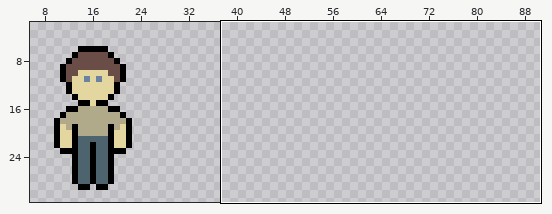
One commit to this sprite sheet: assets/units.png. The picture above shows the old version from afar; the outline marks the close-up.
Close-up. Old version:
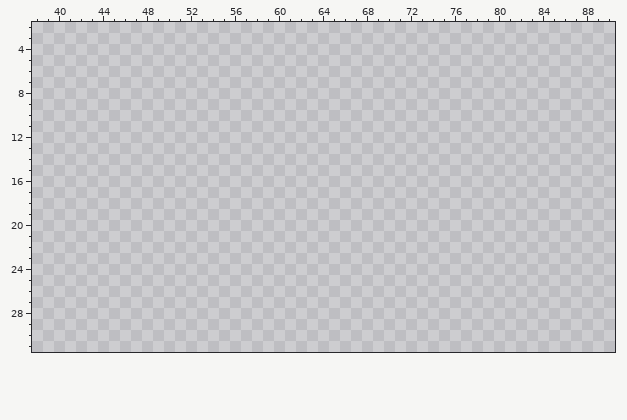
The file is 160x32 pixels. Shown: x 38..90, y 2..31. The wide view leaves out empty margins.
New version:
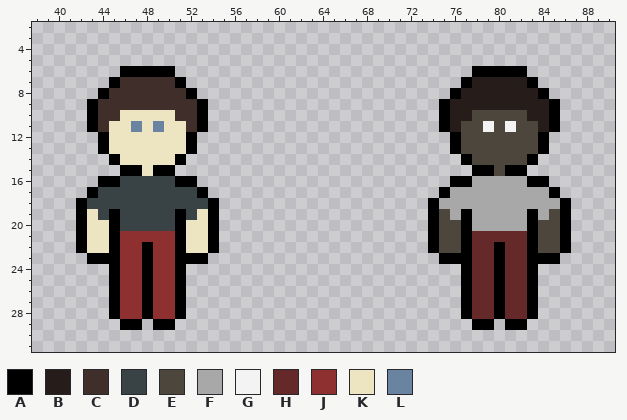
Palette (. is transparent): A #000000  B #261c1a  C #402e2b  D #394244  E #4d463c  F #a8a8a8  G #f3f3f3  H #652929  J #8f3030  K #ede5c1  L #6983a0
From the commit log: added Builder unit
Diff:
There is now colour A in row 6 at x 46 to 50 and 78 to 82; in row 7 at x 45, 51, 77 and 83; in row 8 at x 44, 52, 76 and 84; in rows 9 to 11 at x 43, 53, 75 and 85; in rows 12 to 13 at x 44, 52, 76 and 84; in row 14 at x 45, 51, 77 and 83.
There is now colour A in row 15 at x 46 to 47, 49 to 50, 78 to 79 and 81 to 82; in row 16 at x 44 to 45, 51 to 52, 76 to 77 and 83 to 84; in row 17 at x 43, 53, 75 and 85; in row 18 at x 42, 54, 74 and 86; in rows 19 to 21 at x 42, 45, 51, 54, 74, 77, 83 and 86; in row 22 at x 42, 45, 48, 51, 54, 74, 77, 80, 83 and 86.
There is now colour A in row 23 at x 43 to 45, 48, 51 to 53, 75 to 77, 80 and 83 to 85; in rows 24 to 28 at x 45, 48, 51, 77, 80 and 83; in row 29 at x 46 to 47, 49 to 50, 78 to 79 and 81 to 82.
There is now colour B in row 7 at x 78 to 82; in row 8 at x 77 to 83; in row 9 at x 76 to 84; in row 10 at x 76 to 77 and 83 to 84; in row 11 at x 76 and 84.
There is now colour C in row 7 at x 46 to 50; in row 8 at x 45 to 51; in row 9 at x 44 to 52; in row 10 at x 44 to 45 and 51 to 52; in row 11 at x 44 and 52.
There is now colour D in row 16 at x 46 to 50; in row 17 at x 44 to 52; in row 18 at x 43 to 53; in row 19 at x 44, 46 to 50 and 52; in row 20 at x 46 to 50.
There is now colour E in row 10 at x 78 to 82; in row 11 at x 77 to 78, 80 and 82 to 83; in rows 12 to 13 at x 77 to 83; in row 14 at x 78 to 82; in row 15 at x 80; in row 19 at x 75 and 85.
There is now colour E in rows 20 to 22 at x 75 to 76 and 84 to 85.
There is now colour F in row 16 at x 78 to 82; in row 17 at x 76 to 84; in row 18 at x 75 to 85; in row 19 at x 76, 78 to 82 and 84; in row 20 at x 78 to 82.
There is now colour G in row 11 at x 79 and 81.
There is now colour H in row 21 at x 78 to 82; in rows 22 to 28 at x 78 to 79 and 81 to 82.
There is now colour J in row 21 at x 46 to 50; in rows 22 to 28 at x 46 to 47 and 49 to 50.
There is now colour K in row 10 at x 46 to 50; in row 11 at x 45 to 46, 48 and 50 to 51; in rows 12 to 13 at x 45 to 51; in row 14 at x 46 to 50; in row 15 at x 48; in row 19 at x 43 and 53.
There is now colour K in rows 20 to 22 at x 43 to 44 and 52 to 53.
There is now colour L in row 11 at x 47 and 49.
